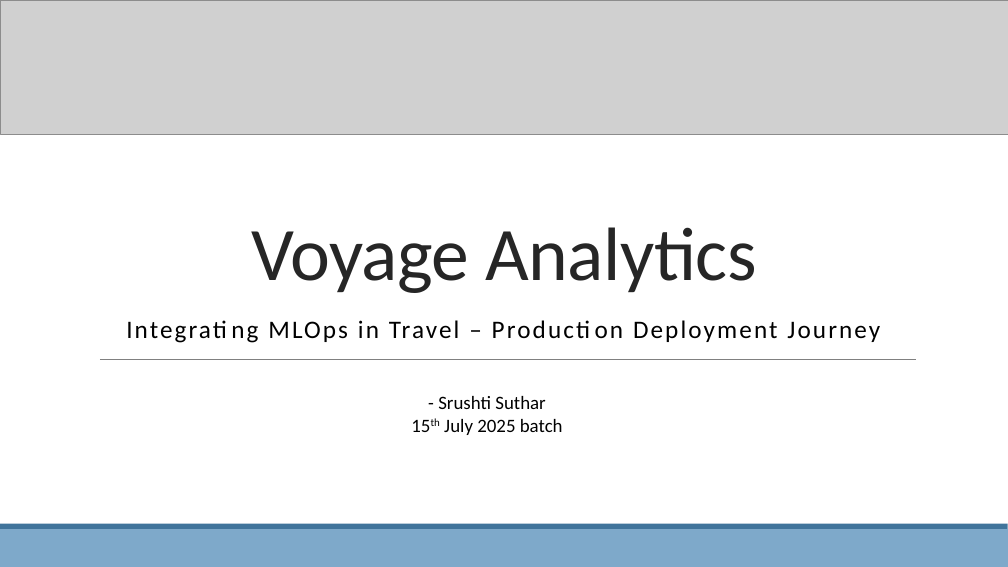
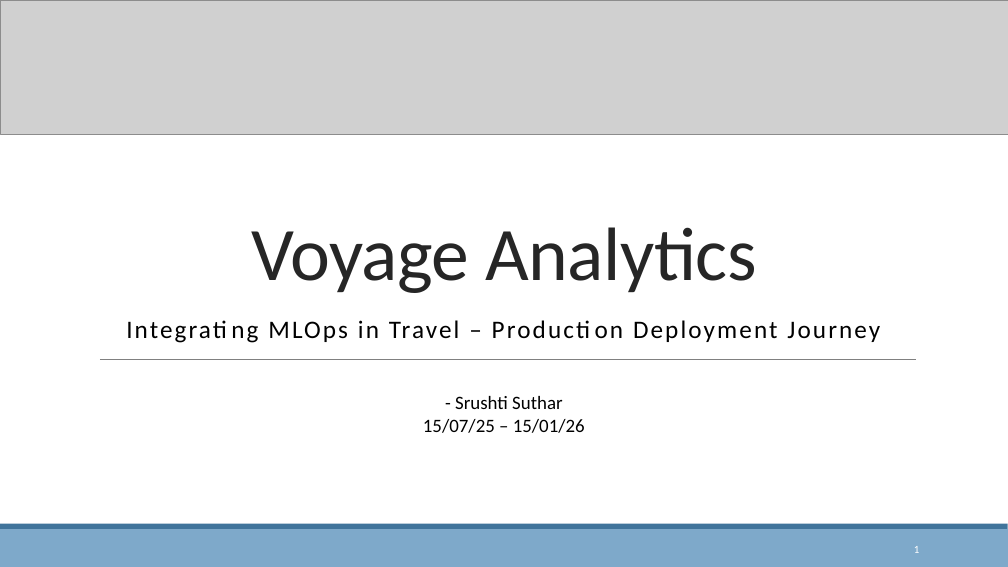
Before and after one commit to SrushtiSuthar/Voyage_Analytics_MLOps, a slide deck: slide 1 of presentation/Voyage_Analytics_MLOps_Srushti_Suthar.pptx. Drawn at 1008x567 pixels with LibreOffice and Linux fonts; fonts in the diff are those of the drawing; grey boxes stand for pictures. Boxes give left, top, right and bottom in pixels: in the first picture for what was removed or moved away, otherwise in the second. Text is boxed around its words. In the diff, an @@ line names an element or a change of style, - is before the commit and + after.

Commit message:
Final_Presentation

```diff
--- a/presentation/Voyage_Analytics_MLOps_Srushti_Suthar.pptx
+++ b/presentation/Voyage_Analytics_MLOps_Srushti_Suthar.pptx
@@ text "- Srushti Suthar": place and size @@
-text "- Srushti Suthar" at (438, 396, 563, 435)
+text "- Srushti Suthar" at (423, 396, 585, 433)
@@ text at (423, 419, 585, 433): text changed @@
-15th July 2025 batch
+15/07/25 – 15/01/26
@@ page number added at (914, 546, 920, 553), 10.5 pt, text #FFFFFF @@
+1
```
Also in this commit, not shown: 9 other slides changed, 4 slides added, 1 other file.
